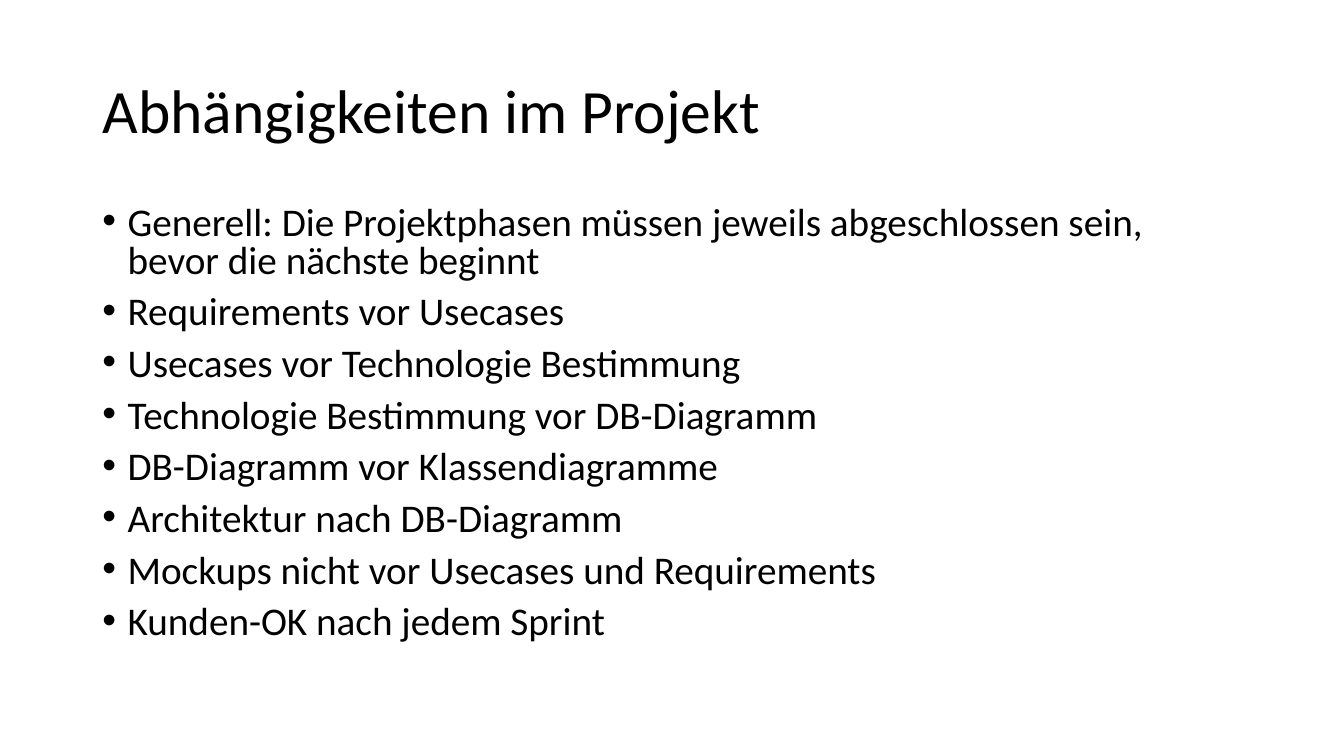
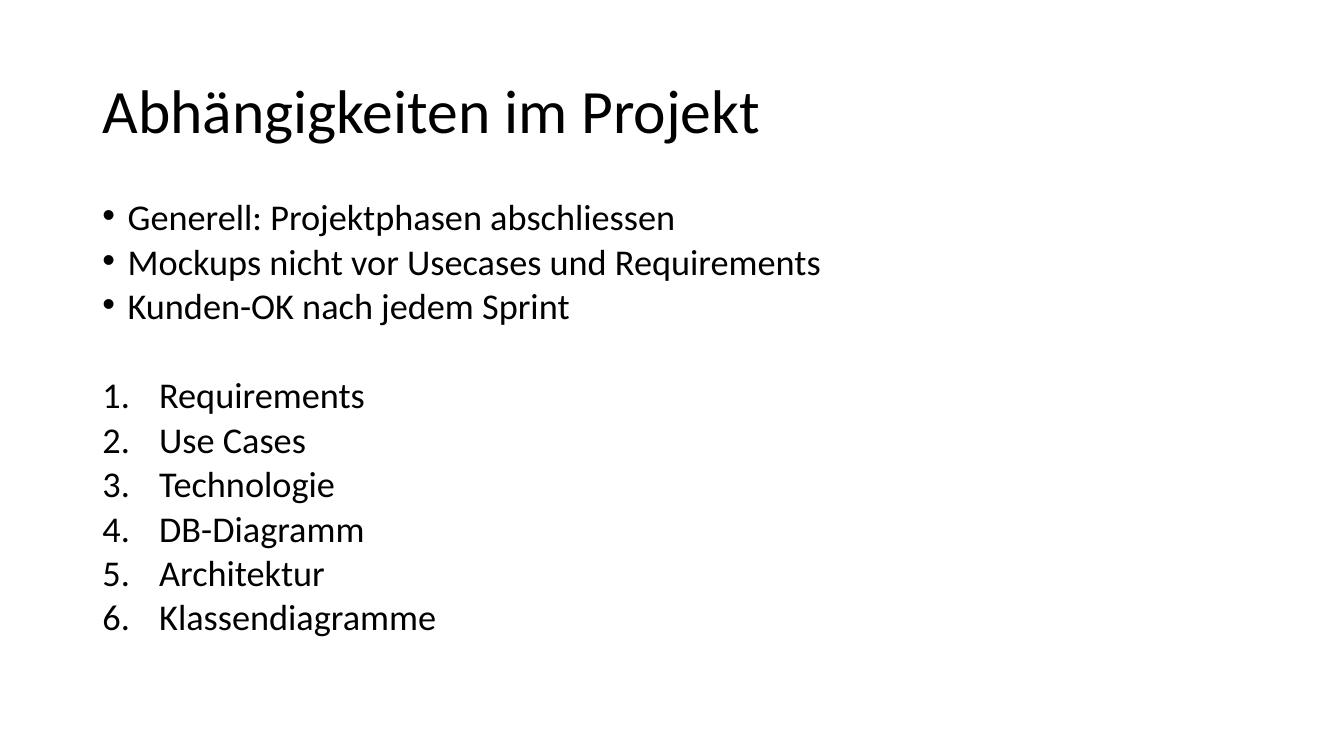
Before and after one commit to schne5/ch.bfh.bti7081.s2016.orange, a slide deck: slide 9 of doc/Task02/Task 2_orange.pptx. Drawn at 1344x756 pixels with LibreOffice and Linux fonts; fonts in the diff are those of the drawing. Boxes give left, top, right and bottom in pixels: in the first picture for what was removed or moved away, otherwise in the second. Text is boxed around its words. In the diff, an @@ line names an element or a change of style, - is before the commit and + after.

```diff
--- a/doc/Task02/Task 2_orange.pptx
+++ b/doc/Task02/Task 2_orange.pptx
@@ text at box(128, 204, 675, 237): text changed; size 28 to 25.9 pt @@
-• Generell: Die Projektphasen müssen jeweils abgeschlossen sein, bevor die nächste beginnt
-• Requirements vor Usecases
-• Usecases vor Technologie Bestimmung
-• Technologie Bestimmung vor DB-Diagramm
-• DB-Diagramm vor Klassendiagramme
-• Architektur nach DB-Diagramm
+• Generell: Projektphasen abschliessen
@@ text at box(128, 249, 821, 326): size 28 to 25.9 pt in "Mockups nicht vor Usecases und Requirements", "Kunden-OK nach jedem Sprint"; line spacing 0.8 to 0.7 @@
@@ text at box(159, 383, 436, 637): paragraphs added @@
+1. Requirements
+2. Use Cases
+3. Technologie
+4. DB-Diagramm
+5. Architektur
+6. Klassendiagramme
```
Also in this commit, not shown: 8 other slides changed.
